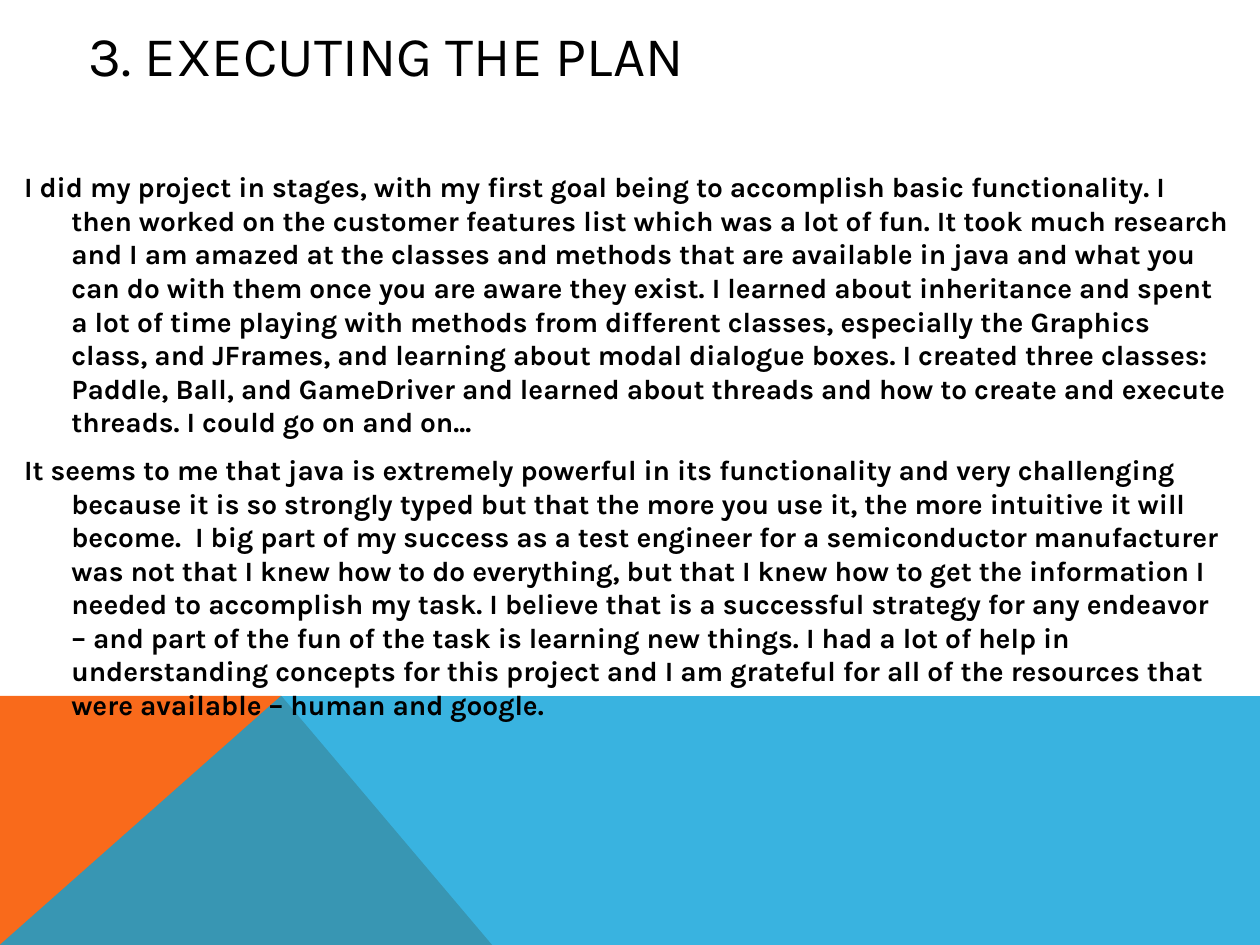
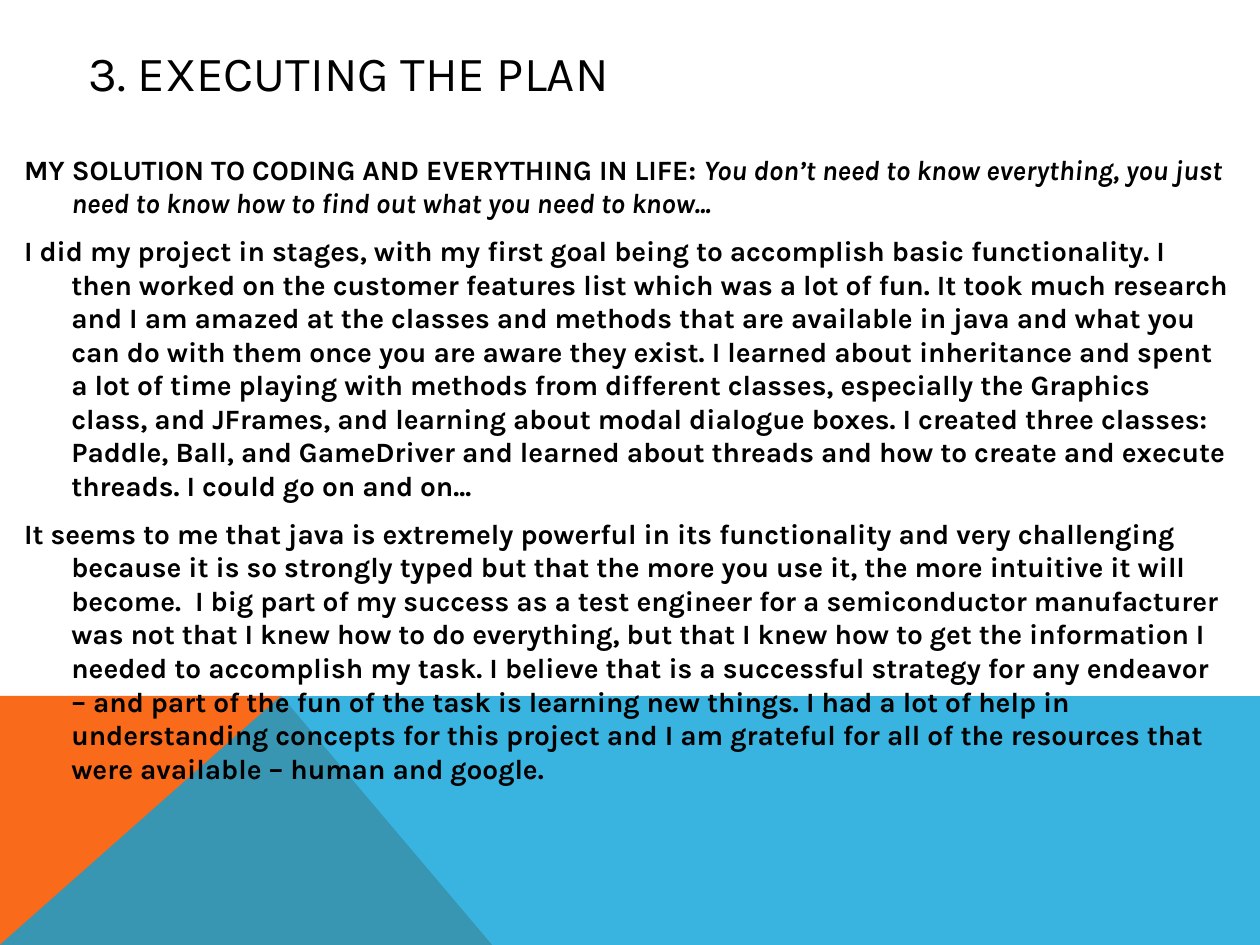
Before and after one commit to novelwrites/capstone-2, a slide deck: slide 13 of Capstone_2.pptx (slide 14 before the commit). Drawn at 1260x945 pixels with LibreOffice and Linux fonts; fonts in the diff are those of the drawing. Boxes give left, top, right and bottom in pixels: in the first picture for what was removed or moved away, otherwise in the second. Text is boxed around its words. In the diff, an @@ line names an element or a change of style, - is before the commit and + after.

```diff
--- a/Capstone_2.pptx
+++ b/Capstone_2.pptx
@@ title "3. EXECUTING THE PLAN": place and size @@
-title "3. EXECUTING THE PLAN" at [88,40,684,77]
+title "3. EXECUTING THE PLAN" at [88,59,609,92]
@@ title "3. EXECUTING THE PLAN" at [88,59,609,92]: size 32 to 28 pt @@
@@ text "MY SOLUTION TO CODING AND ...": place and size @@
-text "MY SOLUTION TO CODING AND ..." at [24,177,1228,722]
+text "MY SOLUTION TO CODING AND ..." at [24,160,1228,718]
@@ text at [24,160,1222,220]: paragraph added @@
+MY SOLUTION TO CODING AND EVERYTHING IN LIFE: You don’t need to know everything, you just need to know how to find out what you need to know...
```
Also in this commit, not shown: 2 other slides changed, 1 slide removed.
